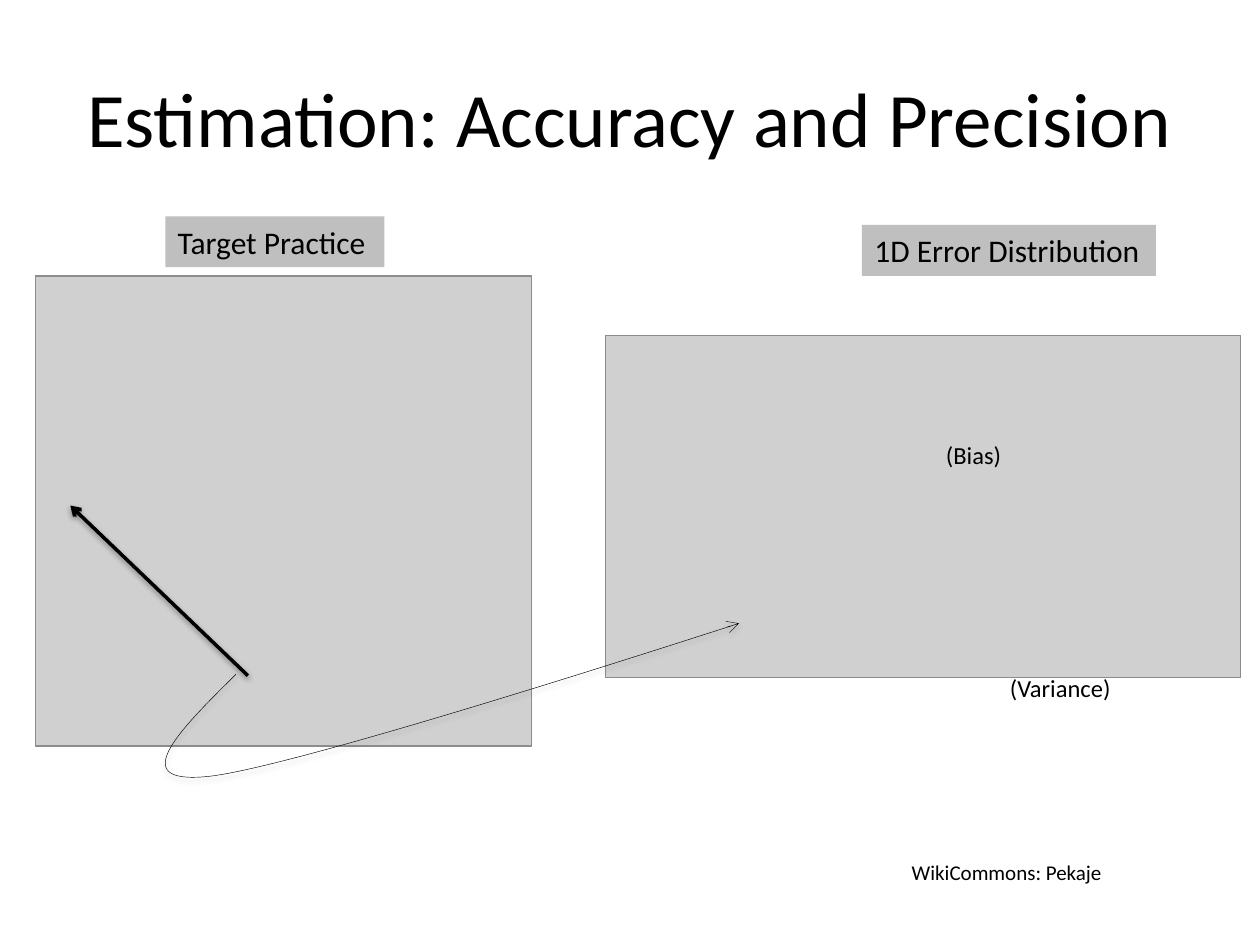
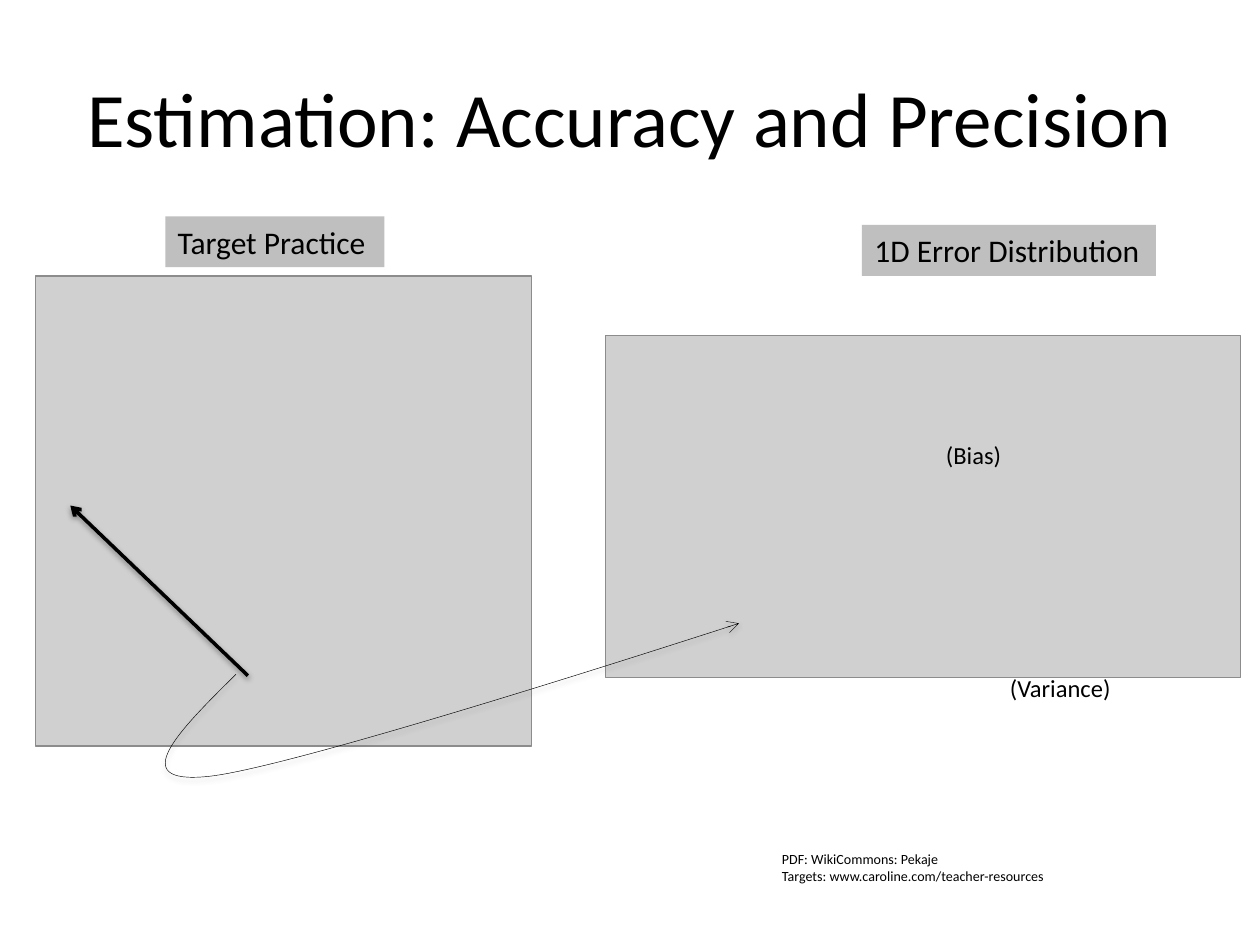
Before and after one commit to josh-gleason/CS679, a slide deck: slide 5 of Presentation/CS679Presentation2.pptx. Drawn at 1260x945 pixels with LibreOffice and Linux fonts; fonts in the diff are those of the drawing; grey boxes stand for pictures. Boxes give left, top, right and bottom in pixels: in the first picture for what was removed or moved away, otherwise in the second. Text is boxed around its words. In the diff, an @@ line names an element or a change of style, - is before the commit and + after.

```diff
--- a/Presentation/CS679Presentation2.pptx
+++ b/Presentation/CS679Presentation2.pptx
@@ text at bbox=[782, 854, 1044, 884]: text changed; size 12 to 8 pt @@
-WikiCommons: Pekaje
+PDF: WikiCommons: Pekaje
+Targets: www.caroline.com/teacher-resources
```
Also in this commit, not shown: 6 other slides changed, 4 slides added, 3 slides removed.
